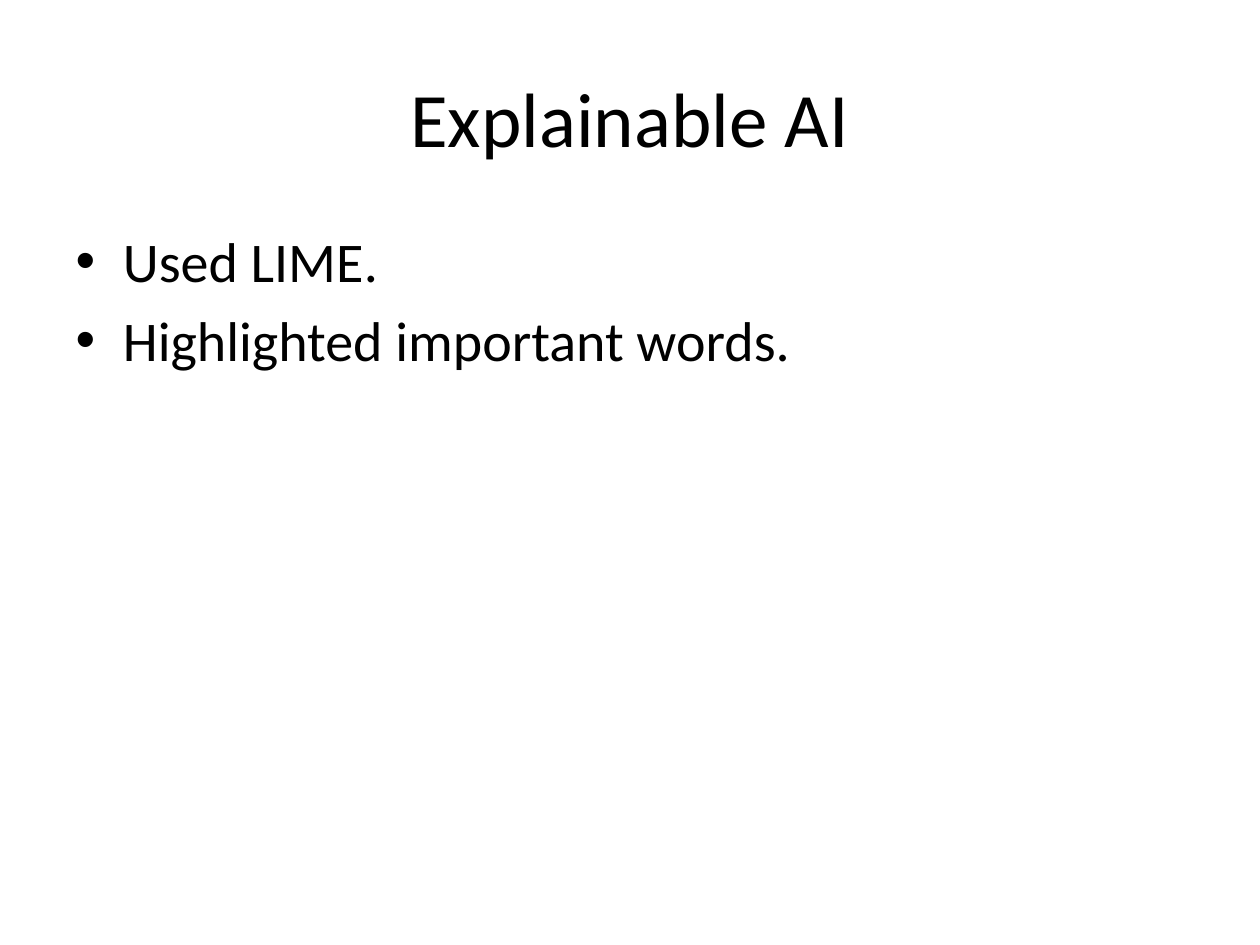
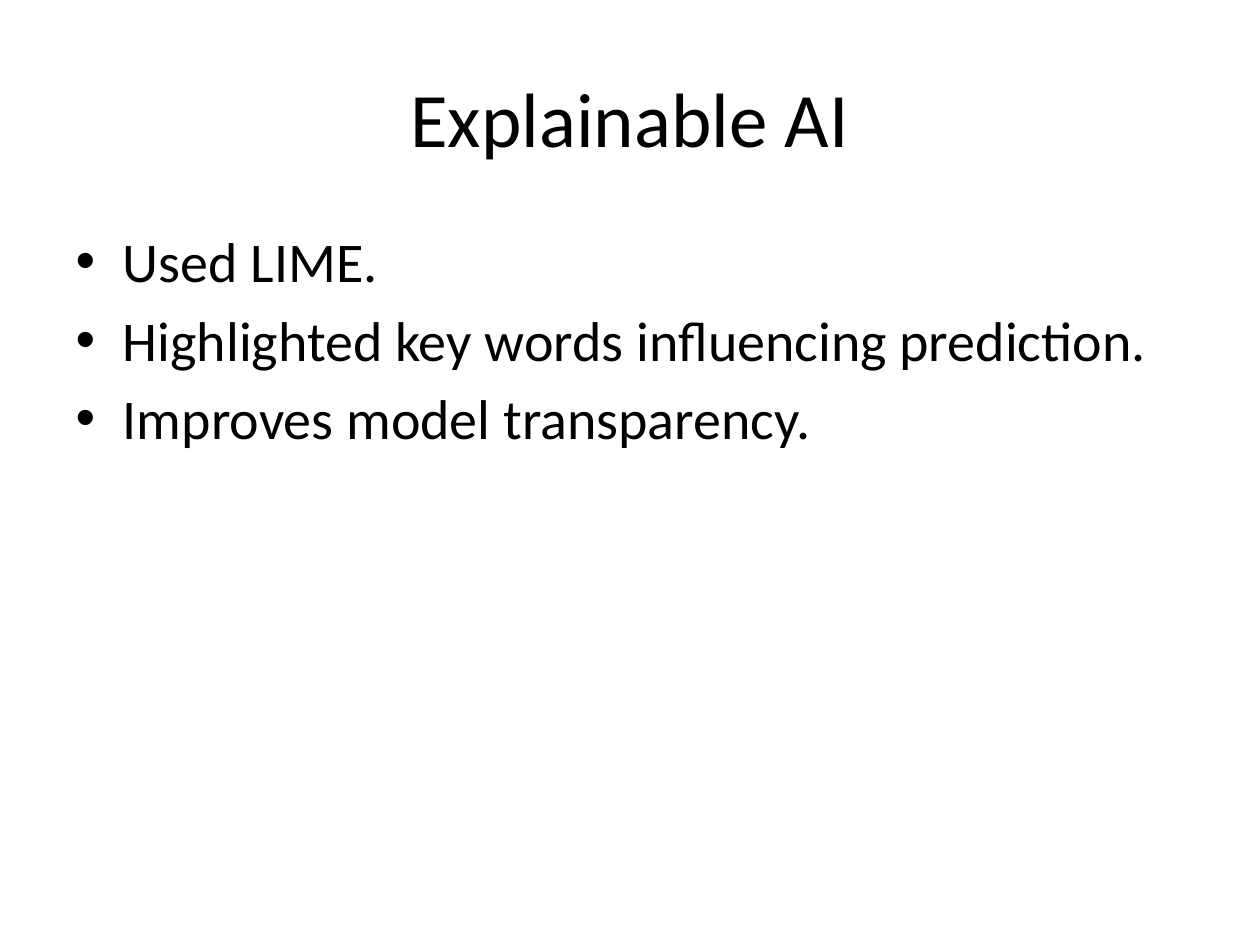
Before and after one commit to Keerthick2309/Suicidal-Detection-AI, a slide deck: slide 11 of Suicide_AI_Project_Presentation.pptx (slide 10 before the commit). Drawn at 1260x945 pixels with LibreOffice and Linux fonts; fonts in the diff are those of the drawing. Boxes give left, top, right and bottom in pixels: in the first picture for what was removed or moved away, otherwise in the second. Text is boxed around its words. In the diff, an @@ line names an element or a change of style, - is before the commit and + after.

```diff
--- a/Suicide_AI_Project_Presentation.pptx
+++ b/Suicide_AI_Project_Presentation.pptx
@@ text at bbox=[123, 322, 1145, 448]: text changed @@
-• Highlighted important words.
+• Highlighted key words influencing prediction.
+• Improves model transparency.
```
Also in this commit, not shown: 9 other slides changed, 2 slides added, 1 slide removed.
